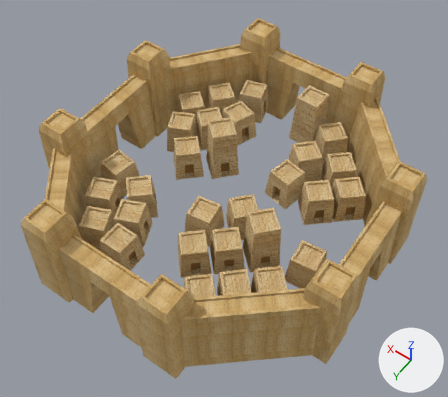
An edit to the OBJ model Assets/StreamingAssets/Egyptian/Models/Egyptian City.obj, drawn before and after from the same camera.
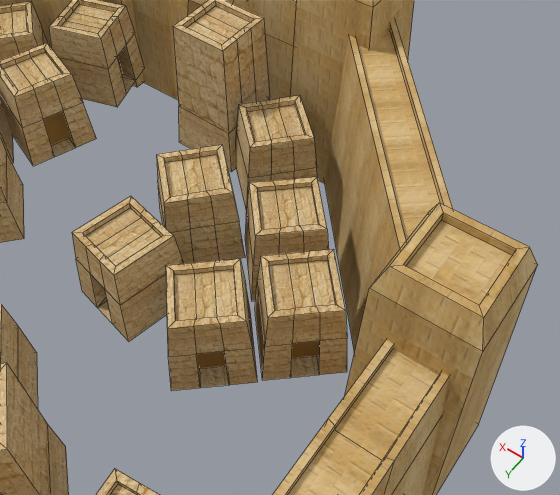
Old and new are each drawn whole from a camera (50 mm lens) standing at (-0.609, 0.86, 1.322) and looking at (-0.024, 0.041, 0.035) and again close up from a camera (50 mm lens) standing at (-0.493, 0.167, 0.61) and looking at (-0.231, -0.2, 0.034). The lights are fixed; the arrows at lower right show +X, +Y and +Z. The close-ups show mesh edges as thin lines. Where no turn or scale is listed for an object, it has been applied to the vertices.

Objects in the first close-up: 'Cube.000', 'Cube.002_Cube.003', 'Cube.010_Cube.011', 'Cube.012_Cube.013', 'Cube.015_Cube.017', 'Cube.024_Cube.026', 'Cube.025_Cube.027', 'Cube.026_Cube.028', 'Cube.032_Cube.034', 'Cube.037_Cube.039', 'Cube.039_Cube.041', 'Cube.042_Cube.044', 'Cube.043_Cube.045'.
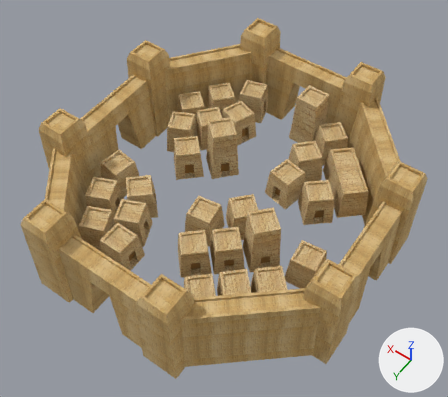
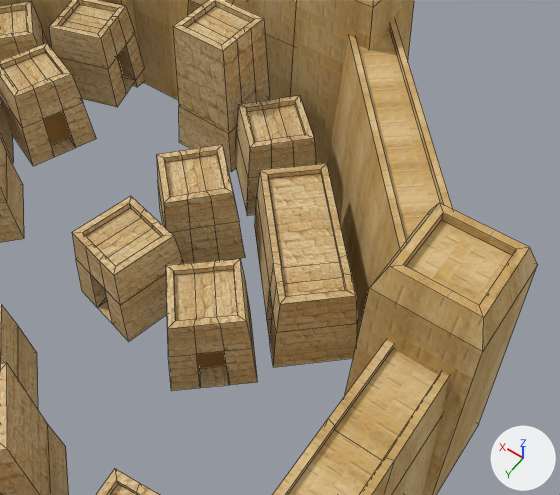
Changed parts and their boxes (x1, y1, x2, y2) in the close-ups (560 x 495 px):
'Cube.045_Cube.002', added (brown)
    after: (255, 163, 357, 367)
'Cube.026_Cube.028', deleted (brown)
    before: (255, 249, 347, 380)
'Cube.024_Cube.026', deleted (brown)
    before: (245, 177, 329, 301)

Edits to the bpy script that builds the scene:
```text
Add mat_none_cheapegyptianbrick_png_000:
    mat_none_cheapegyptianbrick_png_000 = principled_material('None_CheapEgyptianBrick.png.000')
    mat_none_cheapegyptianbrick_png_000.texture = img_cheapegyptianbrick_png
    mat_none_cheapegyptianbrick_png_000.roughness = 1.0
Add me_cube_045_cube_002:
    me_cube_045_cube_002.from_pydata(...)  # 44 vertices, 42 faces; spans x -0.339..-0.168, y -0.296..-0.118, z -0.024..0.071
    me_cube_045_cube_002.materials.append(mat_none_cheapegyptianbrick_png_000)  # picture img_cheapegyptianbrick_png
Remove ob_cube_024_cube_026:
    ob_cube_024_cube_026 = bpy.data.objects.new('Cube.024_Cube.026', me_cube_024_cube_026)
    ob_cube_024_cube_026.location = (0.0, 0.0, 0.0)
Remove ob_cube_026_cube_028:
    ob_cube_026_cube_028 = bpy.data.objects.new('Cube.026_Cube.028', me_cube_026_cube_028)
    ob_cube_026_cube_028.location = (0.0, 0.0, 0.0)
Add ob_cube_045_cube_002:
    ob_cube_045_cube_002 = bpy.data.objects.new('Cube.045_Cube.002', me_cube_045_cube_002)
    ob_cube_045_cube_002.location = (0.0, 0.0, 0.0)
```
